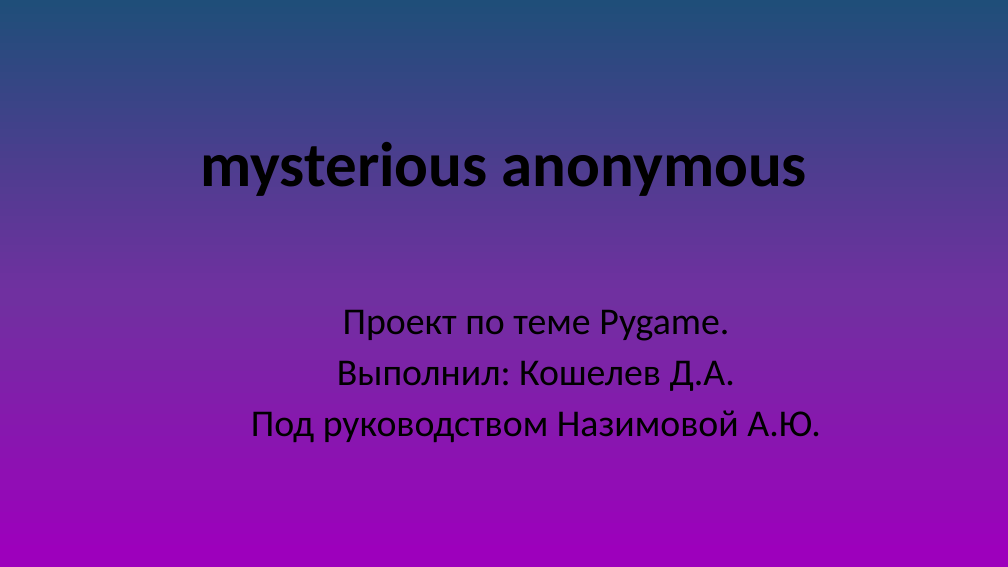
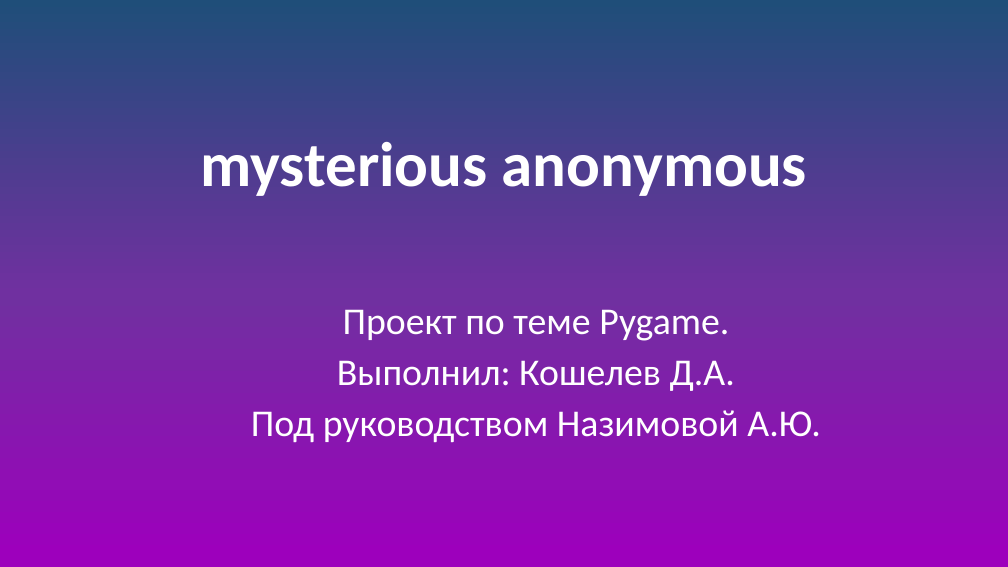
Before and after one commit to Father-Dog-Danil/Pygame_solo, a slide deck: slide 1 of doc/презентация.pptx. Drawn at 1008x567 pixels with LibreOffice and Linux fonts; fonts in the diff are those of the drawing. Boxes give left, top, right and bottom in pixels: in the first picture for what was removed or moved away, otherwise in the second. Text is boxed around its words. In the diff, an @@ line names an element or a change of style, - is before the commit and + after.

```diff
--- a/doc/презентация.pptx
+++ b/doc/презентация.pptx
@@ title "mysterious anonymous" at (200, 142, 807, 196): text colour #000000 to #FFFFFF @@
@@ subtitle "Проект по теме Pygame." at (251, 309, 821, 443): text colour #000000 to #FFFFFF @@
```
Also in this commit, not shown: 3 other slides changed, 1 slide added, 1 slide removed.
